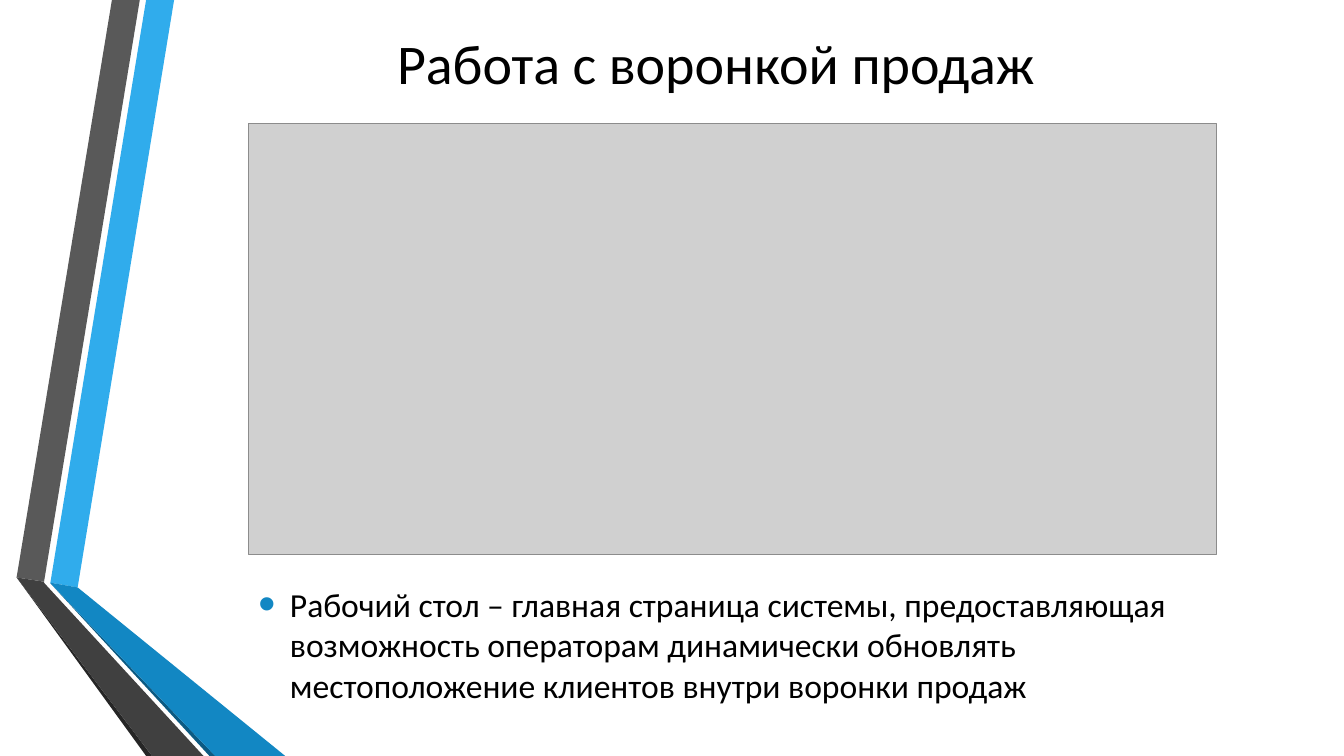
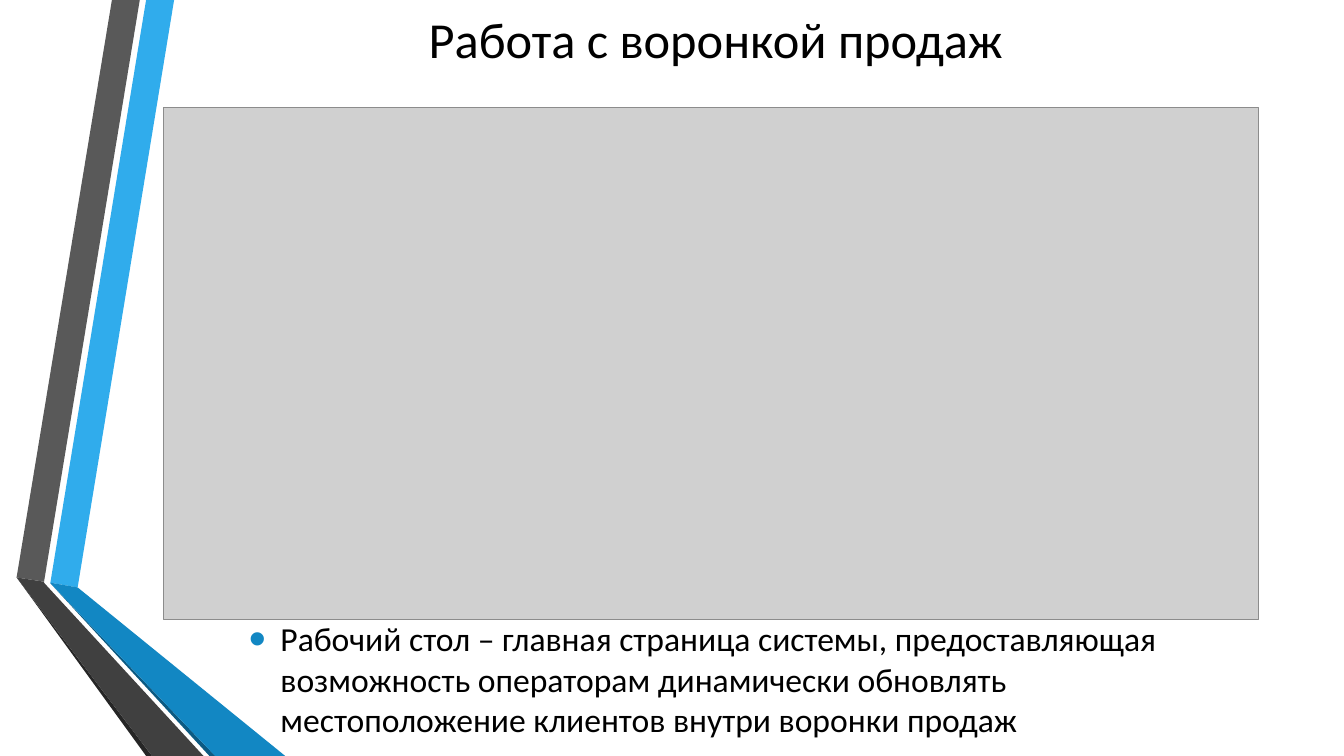
Before and after one commit to Yaroher2442/diplom-dev, a slide deck: slide 9 of diplom_preza.pptx. Drawn at 1344x756 pixels with LibreOffice and Linux fonts; fonts in the diff are those of the drawing; grey boxes stand for pictures; background and template pictures are left out. Boxes give left, top, right and bottom in pixels: in the first picture for what was removed or moved away, otherwise in the second. Text is boxed around its words. In the diff, an @@ line names an element or a change of style, - is before the commit and + after.

```diff
--- a/diplom_preza.pptx
+++ b/diplom_preza.pptx
@@ title "Работа с воронкой продаж" at (429, 23, 1003, 67): size 40 to 36 pt @@
@@ picture: place and size @@
-picture at (248, 124, 1217, 555)
+picture at (163, 108, 1258, 620)
@@ text "Рабочий стол – главная страница ...": place and size @@
-text "Рабочий стол – главная страница ..." at (290, 594, 1165, 704)
+text "Рабочий стол – главная страница ..." at (280, 628, 1156, 738)
```
Also in this commit, not shown: 9 other slides changed, 1 slide removed, 1 other file.
